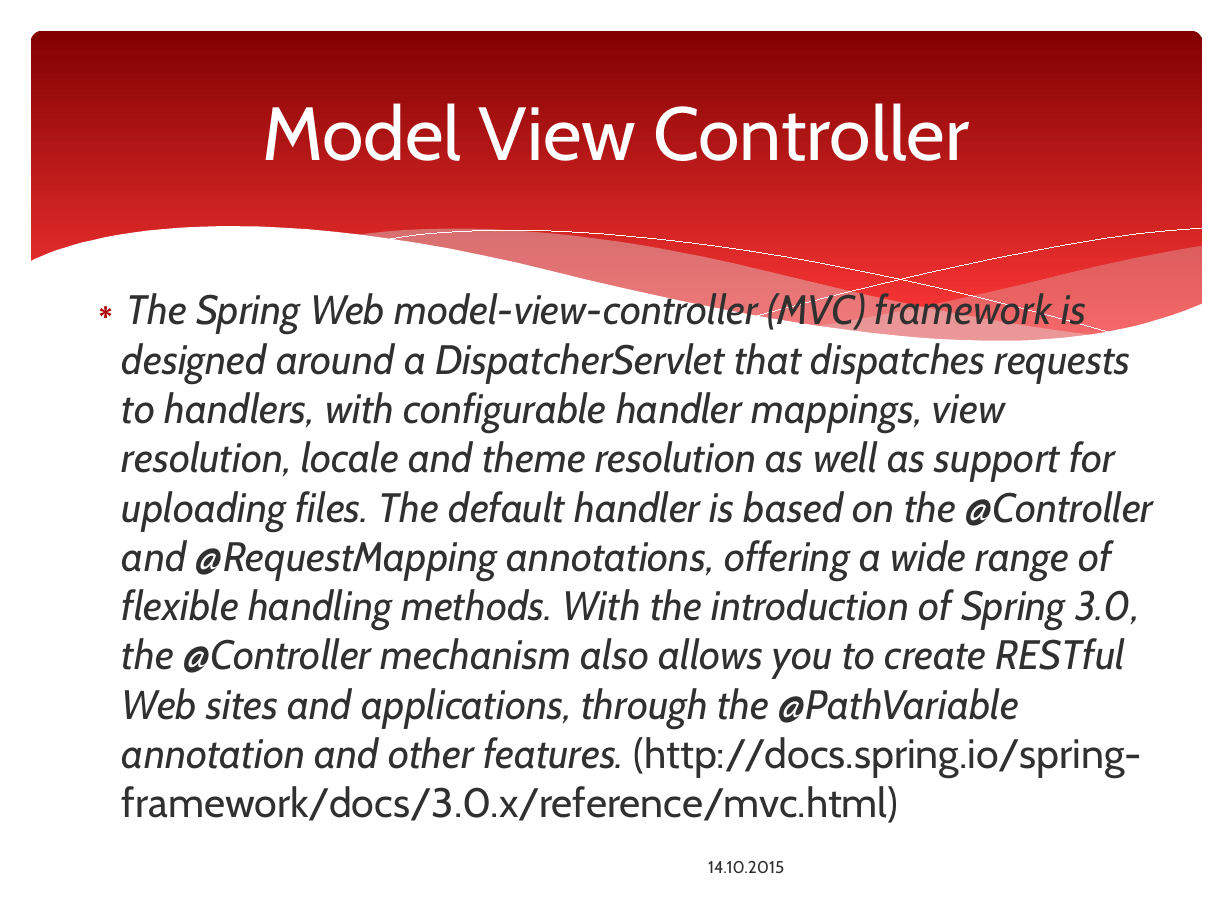
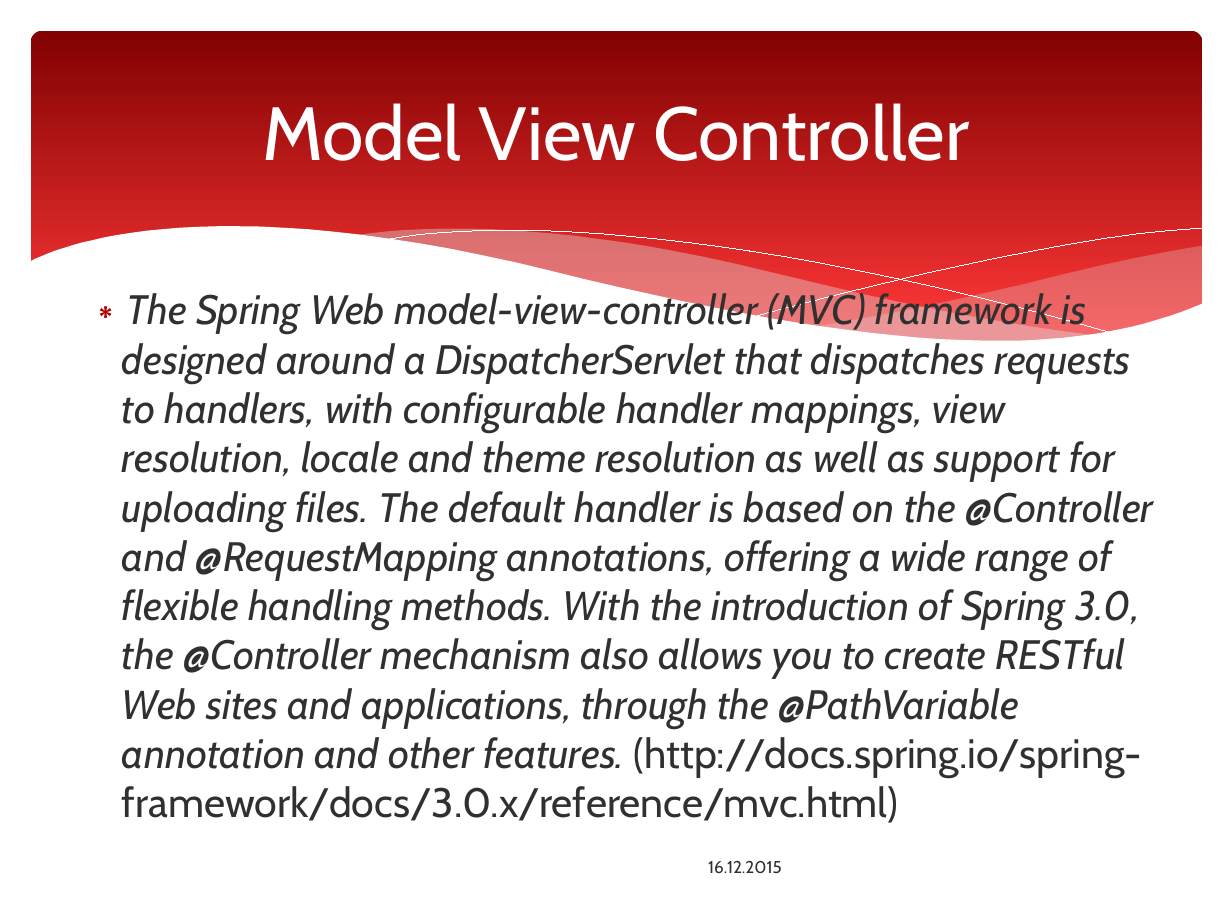
Before and after one commit to ttakkula/javaee-spring-maven, a slide deck: slide 19 of SpringMVC/Spring_Web_MVC_Framework.pptx. Drawn at 1232x924 pixels with LibreOffice and Linux fonts; fonts in the diff are those of the drawing; background and template pictures are left out. Boxes give left, top, right and bottom in pixels: in the first picture for what was removed or moved away, otherwise in the second. Text is boxed around its words. In the diff, an @@ line names an element or a change of style, - is before the commit and + after.

```diff
--- a/SpringMVC/Spring_Web_MVC_Framework.pptx
+++ b/SpringMVC/Spring_Web_MVC_Framework.pptx
@@ text at [708,861,782,873]: text changed @@
-14.10.2015
+16.12.2015
```
Also in this commit, not shown: 69 other slides changed, 30 slides added, 1 slide removed.
